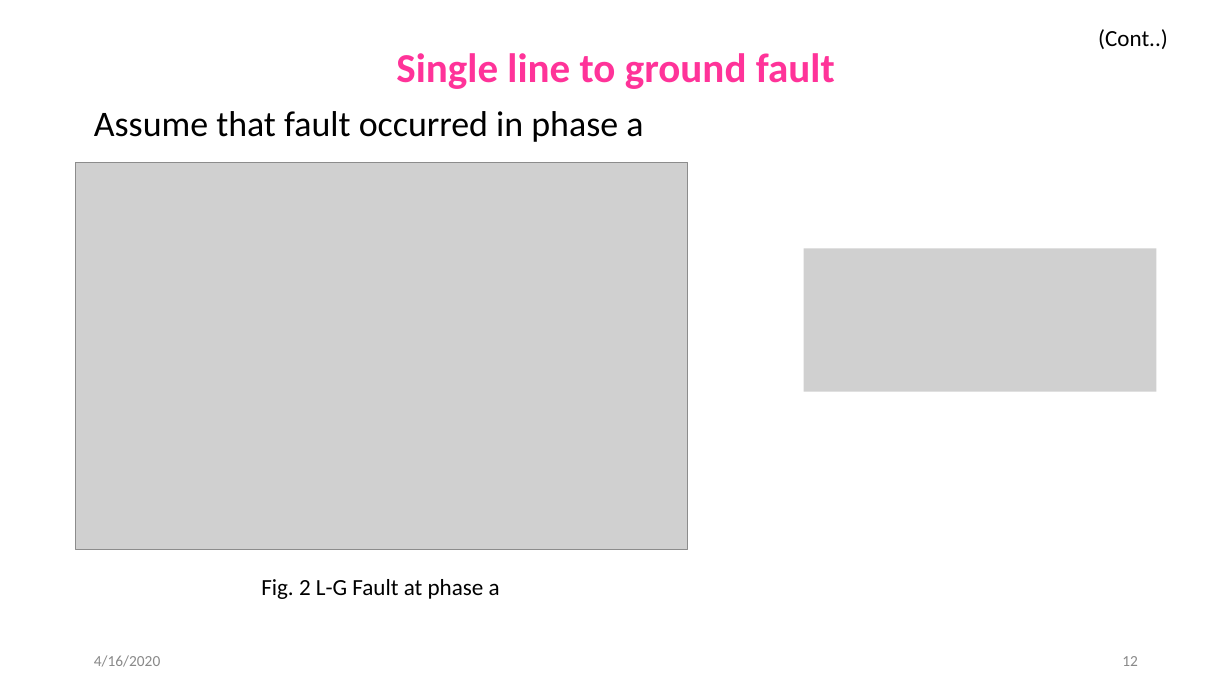
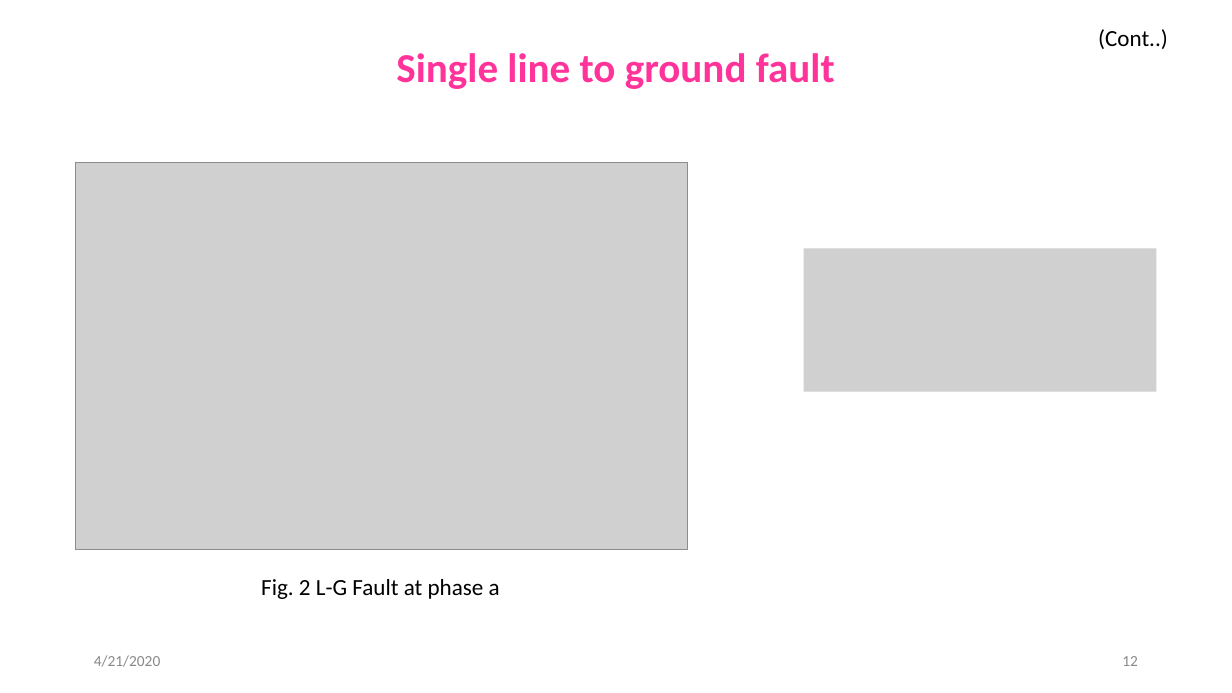
Before and after one commit to svec-final-year-project-eee/Project, a slide deck: slide 12 of Reviews/Final Review/Final Oral Presentation.pptx. Drawn at 1232x693 pixels with LibreOffice and Linux fonts; fonts in the diff are those of the drawing; grey boxes stand for pictures. Boxes give left, top, right and bottom in pixels: in the first picture for what was removed or moved away, otherwise in the second. Text is boxed around its words. In the diff, an @@ line names an element or a change of style, - is before the commit and + after.

```diff
--- a/Reviews/Final Review/Final Oral Presentation.pptx
+++ b/Reviews/Final Review/Final Oral Presentation.pptx
@@ text removed at <box>94,111,643,142</box> @@
-Assume that fault occurred in phase a
@@ text at <box>94,655,160,667</box>: text changed @@
-4/16/2020
+4/21/2020
```
Also in this commit, not shown: 25 other slides changed, 1 slide removed, 1 other file.
